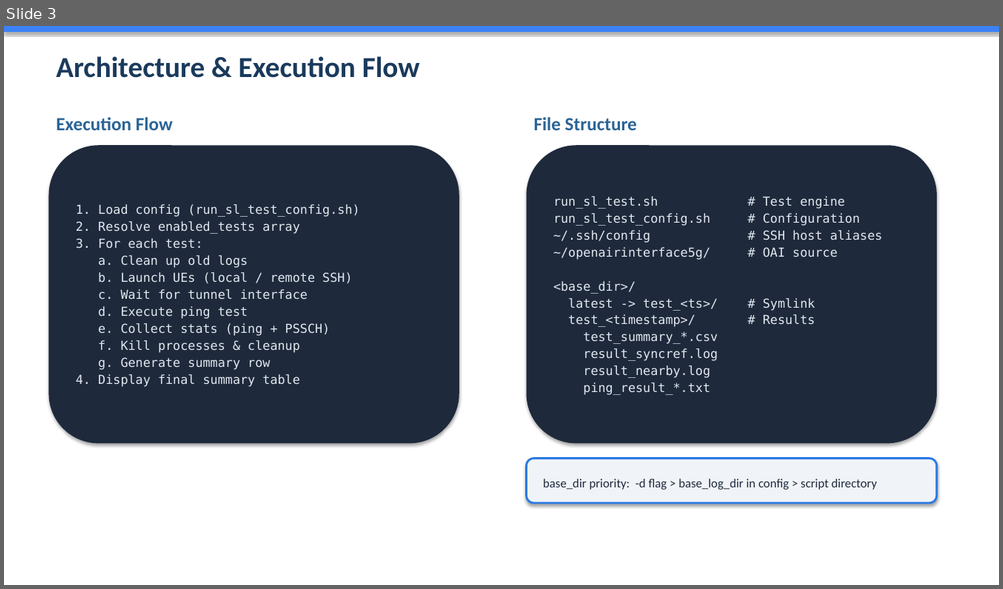
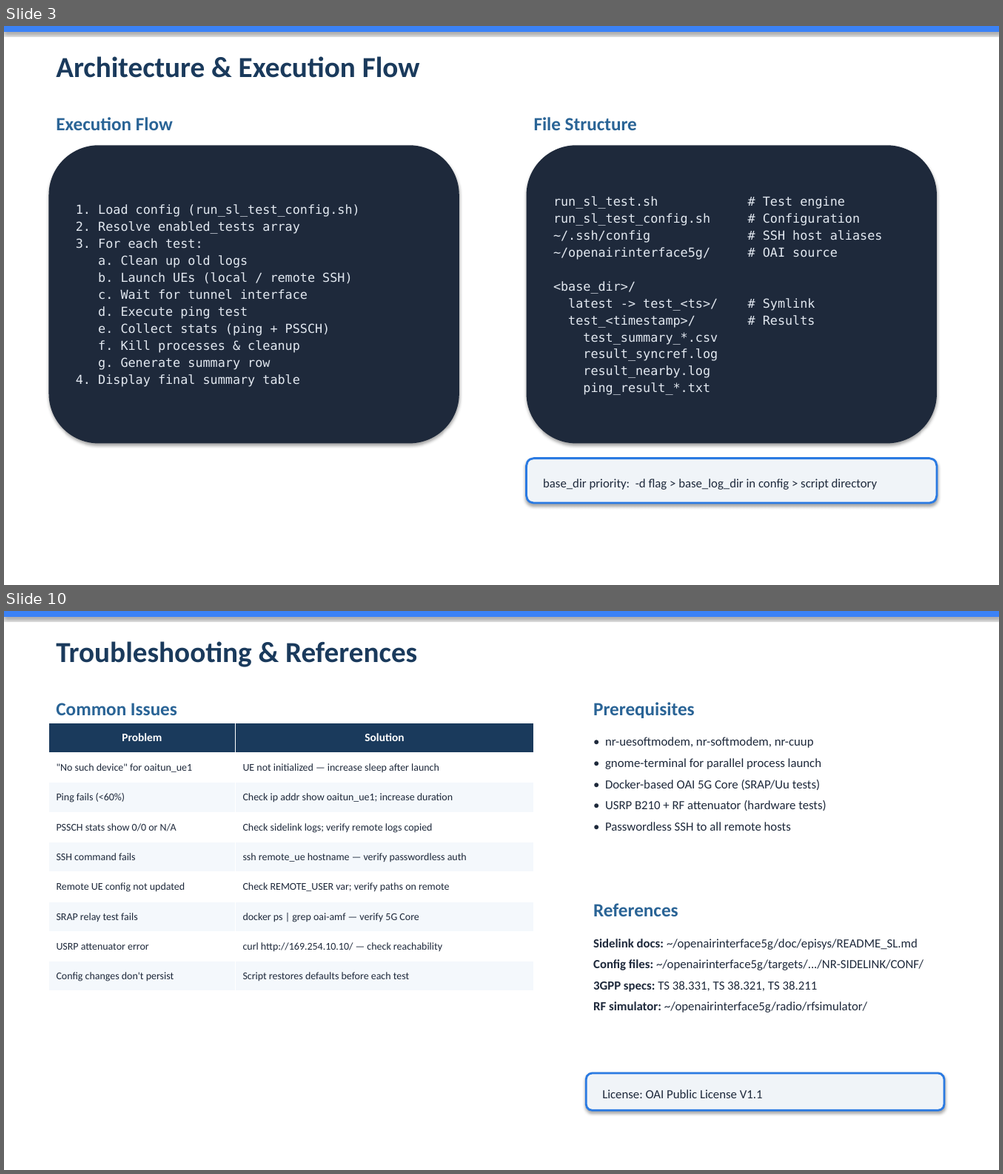
Before and after one commit to davidkimmy/openairinterface5g, a slide deck: doc/episys/test_script/overview_sl_test.pptx. Shown one above the other, each under a label of ours: slide 3 before the commit, slides 3 and 10 after it; the slides between them are not shown. The pictures are 1003x589 and 1003x1174 pixels, drawn with LibreOffice and Linux fonts; fonts in the diff are those of the drawing. Boxes give left, top, right and bottom in pixels: in the first picture for what was removed or moved away, otherwise in the second. Text is boxed around its words. In the diff, an @@ line names an element or a change of style, - is before the commit and + after.

Commit message:
Supporting bash based operation (non-gnome-terminal) and local logging.

```diff
--- a/doc/episys/test_script/overview_sl_test.pptx
+++ b/doc/episys/test_script/overview_sl_test.pptx
@@ slide 10 added at bbox=[4, 611, 999, 1170], background #FFFFFF @@
@@ rectangle added at bbox=[4, 611, 999, 617], fill #3B82F6 @@
@@ text added at bbox=[56, 641, 417, 667], 28 pt, text #1A3A5C, bold @@
+Troubleshooting & References
@@ text added at bbox=[56, 703, 177, 715], 18 pt, text #2A6496, bold @@
+Common Issues
@@ text added at bbox=[593, 702, 694, 718], 18 pt, text #2A6496, bold @@
+Prerequisites
@@ table added at bbox=[48, 723, 534, 991], 9 rows, 2 columns @@
+Problem | Solution
+"No such device" for oaitun_ue1 | UE not initialized — increase sleep after launch
+Ping fails (<60%) | Check ip addr show oaitun_ue1; increase duration
+PSSCH stats show 0/0 or N/A | Check sidelink logs; verify remote logs copied
+SSH command fails | ssh remote_ue hostname — verify passwordless auth
+Remote UE config not updated | Check REMOTE_USER var; verify paths on remote
+SRAP relay test fails | docker ps | grep oai-amf — verify 5G Core
+USRP attenuator error | curl http://169.254.10.10/ — check reachability
+Config changes don't persist | Script restores defaults before each test
@@ text added at bbox=[605, 737, 825, 831], 12 pt, text #1E293B @@
+• nr-uesoftmodem, nr-softmodem, nr-cuup
+• gnome-terminal for parallel process launch
+• Docker-based OAI 5G Core (SRAP/Uu tests)
+• USRP B210 + RF attenuator (hardware tests)
+• Passwordless SSH to all remote hosts
@@ text added at bbox=[593, 903, 678, 917], 18 pt, text #2A6496, bold @@
+References
@@ text added at bbox=[593, 939, 923, 1013], 12 pt, text #1E293B @@
+Sidelink docs: ~/openairinterface5g/doc/episys/README_SL.md
+Config files: ~/openairinterface5g/targets/.../NR-SIDELINK/CONF/
+3GPP specs: TS 38.331, TS 38.321, TS 38.211
+RF simulator: ~/openairinterface5g/radio/rfsimulator/
@@ rounded rectangle added at bbox=[586, 1073, 944, 1111], fill #F0F4F8, outline #2A7AE2 2 pt, 12 pt, text #1E293B @@
+License: OAI Public License V1.1
```
Also in this commit, not shown: 5 slides changed, 2 other slides added, 4 other files.
